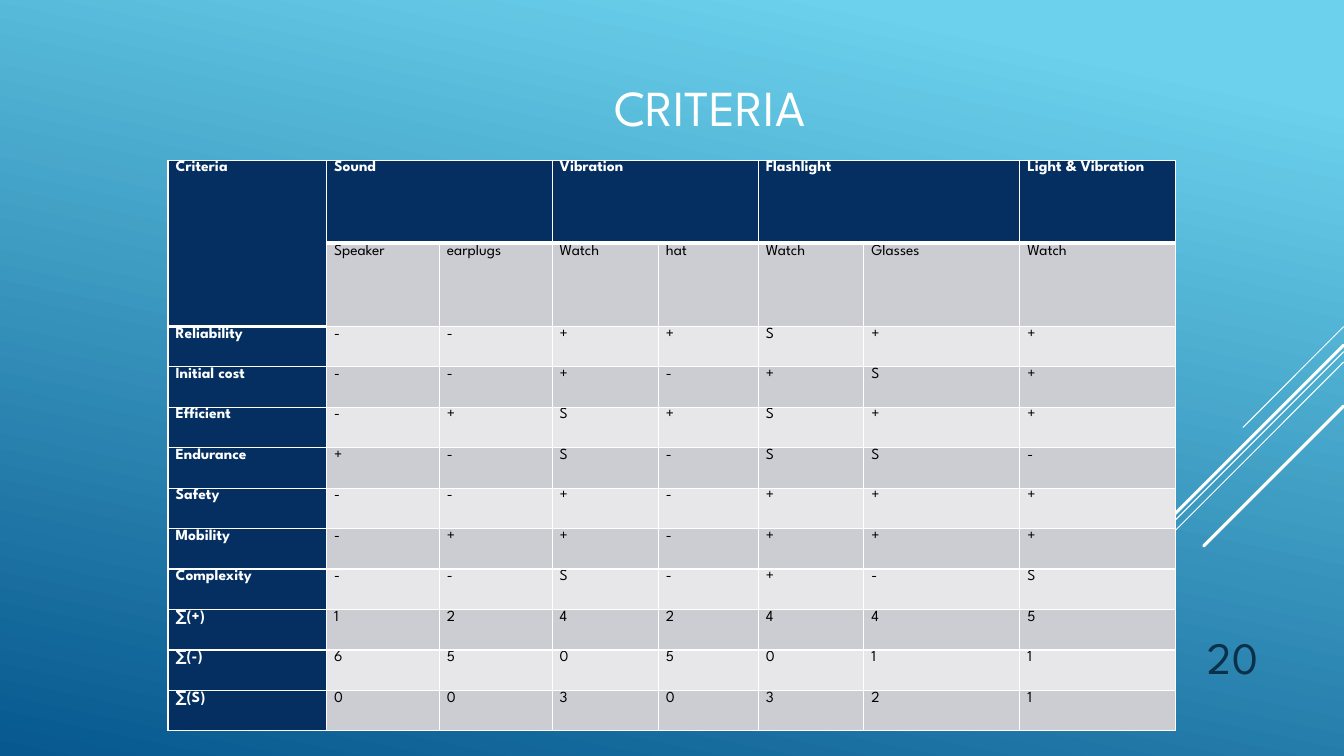
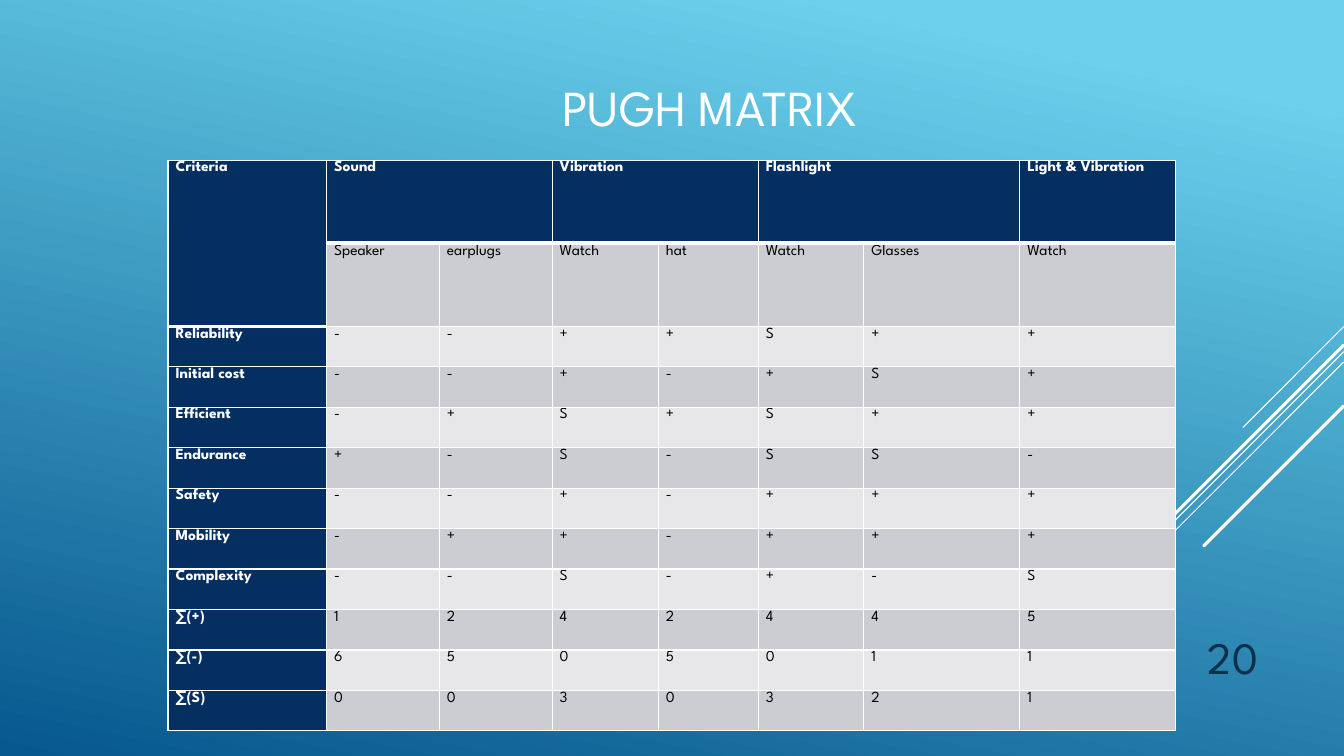
Before and after one commit to USNMasterEmSys2018/System-Engineering, a slide deck: slide 20 of S.A.V.E/Security Application Via Engineering.pptx. Drawn at 1344x756 pixels with LibreOffice and Linux fonts; fonts in the diff are those of the drawing. Boxes give left, top, right and bottom in pixels: in the first picture for what was removed or moved away, otherwise in the second. Text is boxed around its words. In the diff, an @@ line names an element or a change of style, - is before the commit and + after.

Commit message:
fix bug

```diff
--- a/S.A.V.E/Security Application Via Engineering.pptx
+++ b/S.A.V.E/Security Application Via Engineering.pptx
@@ title at (562, 92, 857, 127): text changed @@
-CRITERIA
+PUGH MATRIX
```
